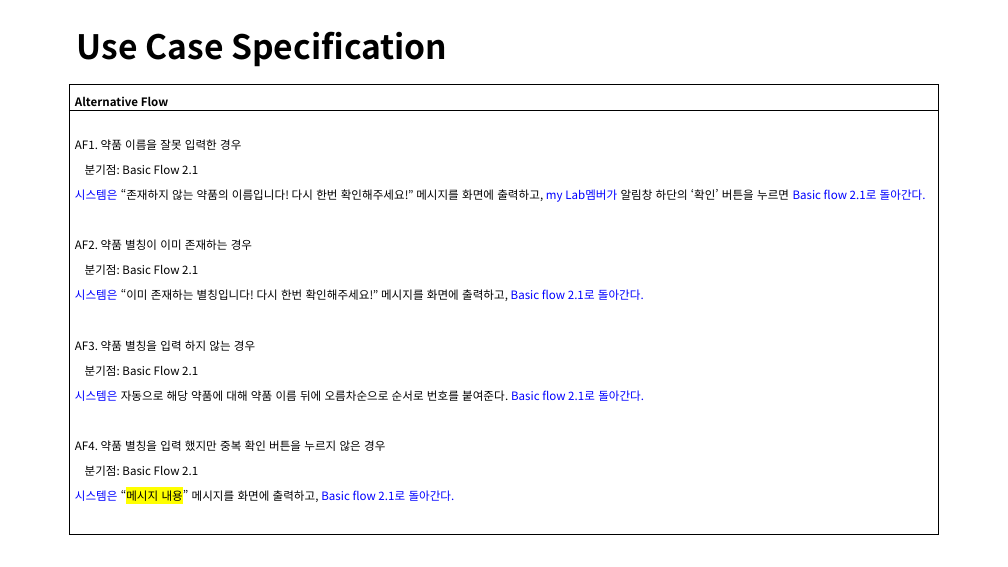
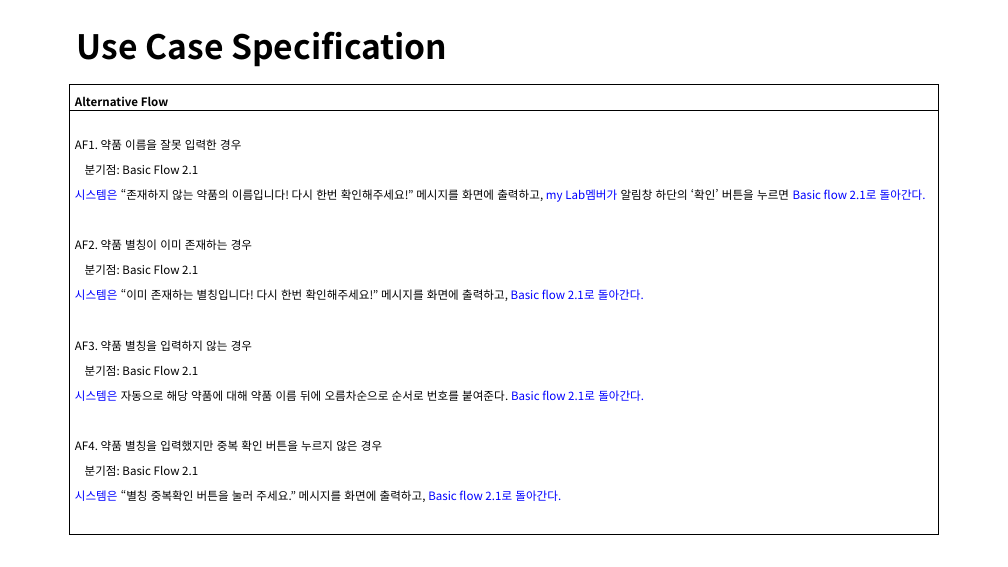
Before and after one commit to jisukim97/ChemicalManagementApplication, a slide deck: slide 6 of Document/4_수정중/SRS/191208 UC Spec - 1번, 2번, 3번, 4번.pptx. Drawn at 1008x567 pixels with LibreOffice and Linux fonts; fonts in the diff are those of the drawing. Boxes give left, top, right and bottom in pixels: in the first picture for what was removed or moved away, otherwise in the second. Text is boxed around its words. In the diff, an @@ line names an element or a change of style, - is before the commit and + after.

```diff
--- a/Document/4_수정중/SRS/191208 UC Spec - 1번, 2번, 3번, 4번.pptx
+++ b/Document/4_수정중/SRS/191208 UC Spec - 1번, 2번, 3번, 4번.pptx
@@ table at bbox=[70, 85, 939, 535] @@
-row 2, column 1: AF1. 약품 이름을 잘못 입력한 경우 / 분기점: Basic Flow 2.1 / 시스템은 “존재하지 않는 약품의 이름입니다! 다시 한번 확인해주세요!” 메시지를 화면에 출력하고, my Lab멤버가 알림창 하단의 ‘확인’ 버튼을 누르면 Basic flow 2.1로 돌아간다. / AF2. 약품 별칭이 이미 존재하는 경우 / 분기점: Basic Flow 2.1 / 시스템은 “이미 존재하는 별칭입니다! 다시 한번 확인해주세요!” 메시지를 화면에 출력하고, Basic flow 2.1로 돌아간다. / AF3. 약품 별칭을 입력 하지 않는 경우 / 분기점: Basic Flow 2.1 / 시스템은 자동으로 해당 약품에 대해 약품 이름 뒤에 오름차순으로 순서로 번호를 붙여준다. Basic flow 2.1로 돌아간다. / AF4. 약품 별칭을 입력 했지만 중복 확인 버튼을 누르지 않은 경우 / 분기점: Basic Flow 2.1 / 시스템은 “메시지 내용” 메시지를 화면에 출력하고, Basic flow 2.1로 돌아간다.
+row 2, column 1: AF1. 약품 이름을 잘못 입력한 경우 / 분기점: Basic Flow 2.1 / 시스템은 “존재하지 않는 약품의 이름입니다! 다시 한번 확인해주세요!” 메시지를 화면에 출력하고, my Lab멤버가 알림창 하단의 ‘확인’ 버튼을 누르면 Basic flow 2.1로 돌아간다. / AF2. 약품 별칭이 이미 존재하는 경우 / 분기점: Basic Flow 2.1 / 시스템은 “이미 존재하는 별칭입니다! 다시 한번 확인해주세요!” 메시지를 화면에 출력하고, Basic flow 2.1로 돌아간다. / AF3. 약품 별칭을 입력하지 않는 경우 / 분기점: Basic Flow 2.1 / 시스템은 자동으로 해당 약품에 대해 약품 이름 뒤에 오름차순으로 순서로 번호를 붙여준다. Basic flow 2.1로 돌아간다. / AF4. 약품 별칭을 입력했지만 중복 확인 버튼을 누르지 않은 경우 / 분기점: Basic Flow 2.1 / 시스템은 “별칭 중복확인 버튼을 눌러 주세요.” 메시지를 화면에 출력하고, Basic flow 2.1로 돌아간다.
```
Also in this commit, not shown: 12 other slides changed, 2 other files.
